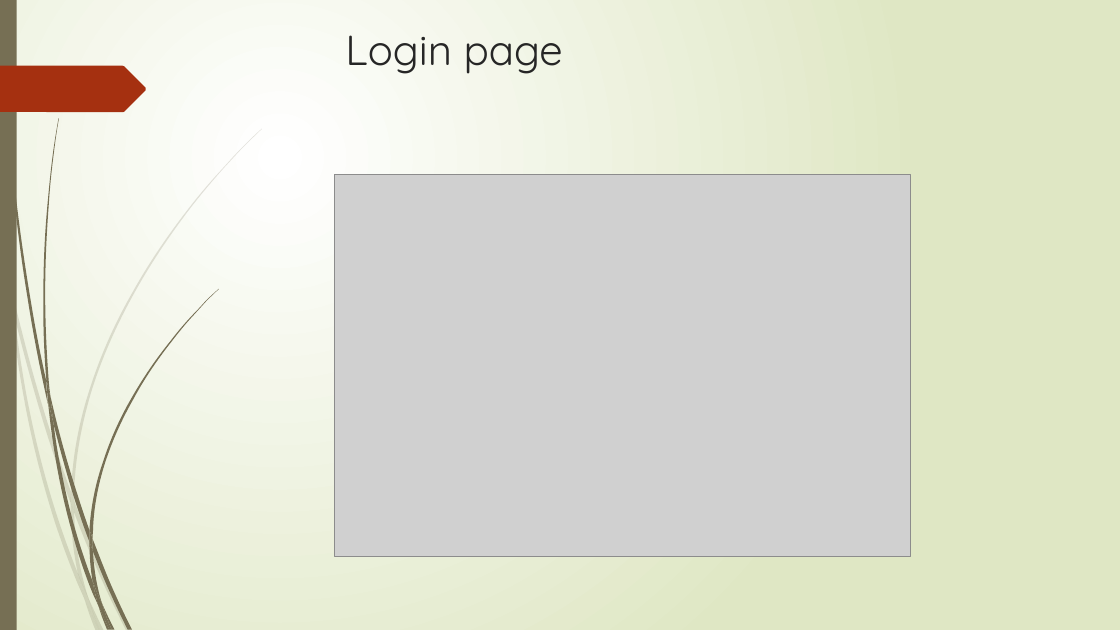
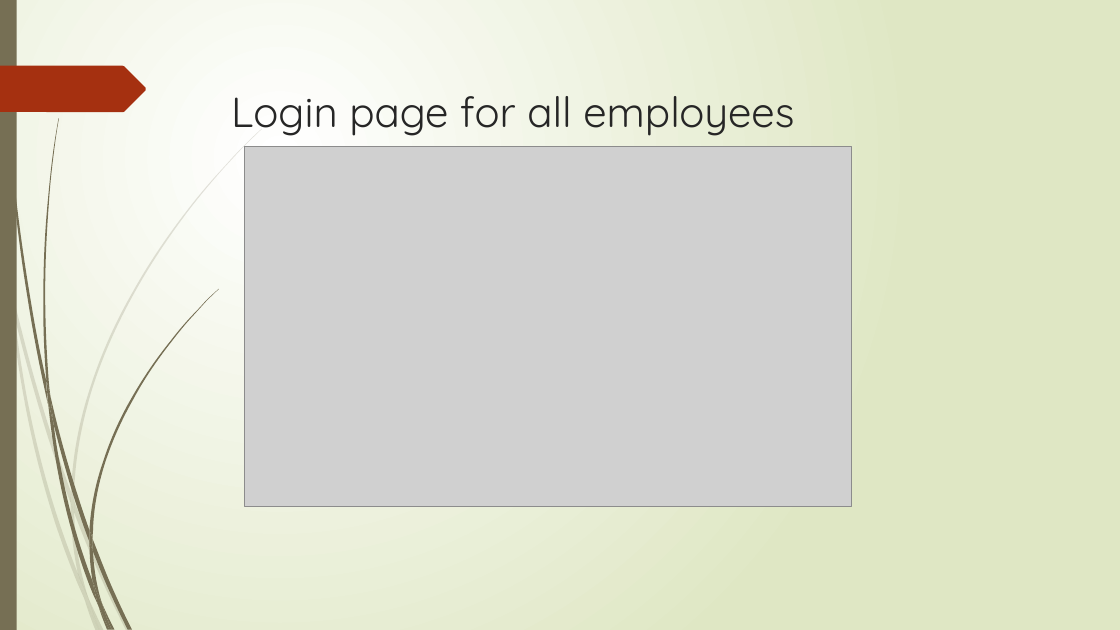
Before and after one commit to alitorabi1/SmallStore, a slide deck: slide 2 of Documents/Presentation1.pptx. Drawn at 1120x630 pixels with LibreOffice and Linux fonts; fonts in the diff are those of the drawing; grey boxes stand for pictures. Boxes give left, top, right and bottom in pixels: in the first picture for what was removed or moved away, otherwise in the second. Text is boxed around its words. In the diff, an @@ line names an element or a change of style, - is before the commit and + after.

```diff
--- a/Documents/Presentation1.pptx
+++ b/Documents/Presentation1.pptx
@@ title at [231, 96, 794, 136]: text changed @@
-Login page
+Login page for all employees
@@ picture: place and size @@
-picture at [334, 175, 910, 556]
+picture at [245, 146, 852, 507]
```
Also in this commit, not shown: 8 slides added, 11 slides removed.
